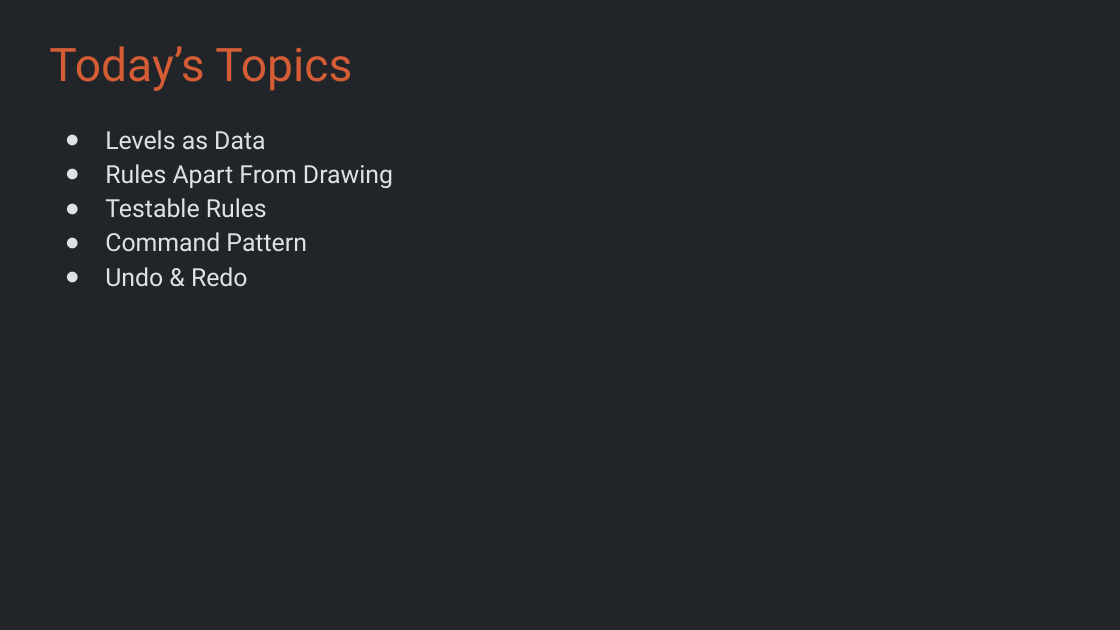
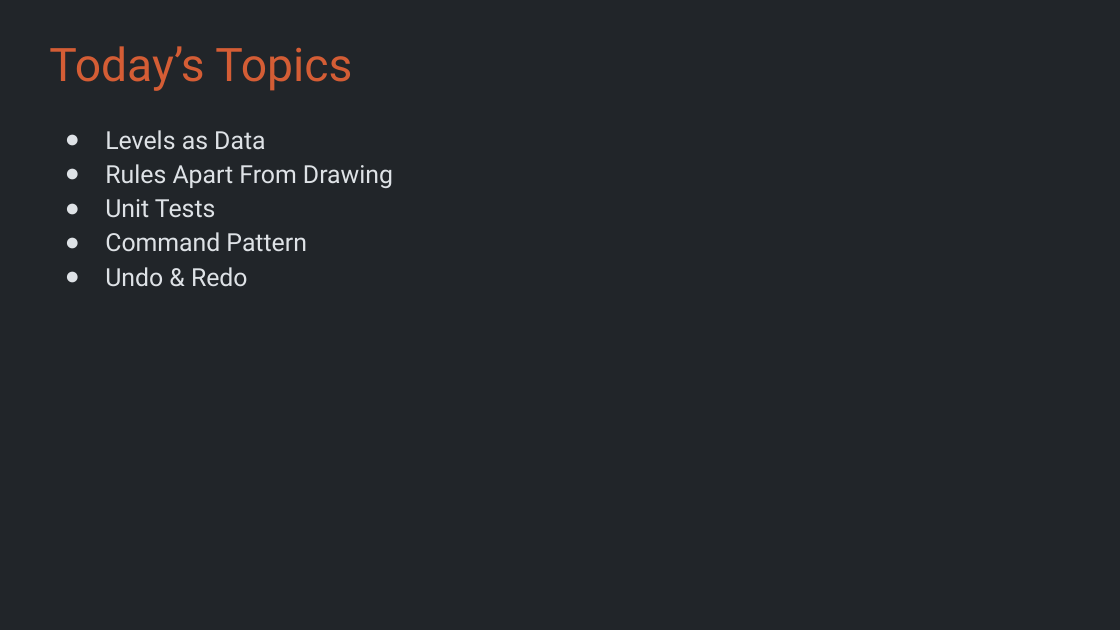
Before and after one commit to Metamate/gar, a slide deck: slide 3 of slides/04 Sokoban.pptx. Drawn at 1120x630 pixels with LibreOffice and Linux fonts; fonts in the diff are those of the drawing. Boxes give left, top, right and bottom in pixels: in the first picture for what was removed or moved away, otherwise in the second. Text is boxed around its words. In the diff, an @@ line names an element or a change of style, - is before the commit and + after.

```diff
--- a/slides/04 Sokoban.pptx
+++ b/slides/04 Sokoban.pptx
@@ text at <box>105,199,216,218</box>: text changed @@
-● Testable Rules
+● Unit Tests
```
Also in this commit, not shown: 8 other slides changed, 4 slides added, 1 other file.
